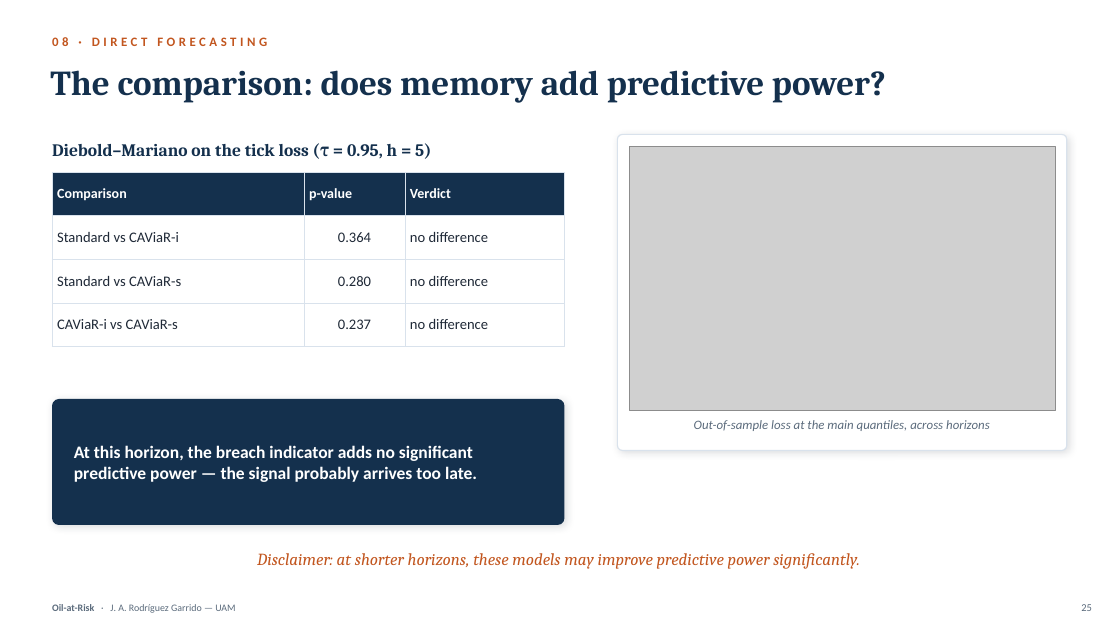
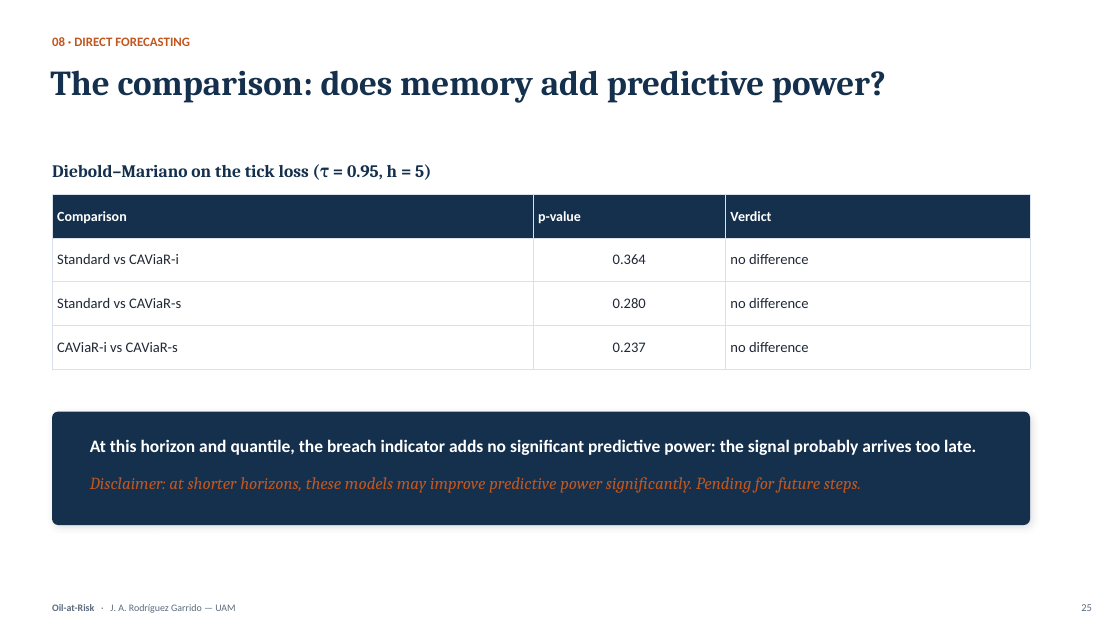
Before and after one commit to Alejandro-bot-one/Oil-at-Risk, a slide deck: slide 24 of deliverable/presentation/Oil-at-Risk_Defense.pptx (slide 25 before the commit). Drawn at 1120x630 pixels with LibreOffice and Linux fonts; fonts in the diff are those of the drawing; grey boxes stand for pictures. Boxes give left, top, right and bottom in pixels: in the first picture for what was removed or moved away, otherwise in the second. Text is boxed around its words. In the diff, an @@ line names an element or a change of style, - is before the commit and + after.

```diff
--- a/deliverable/presentation/Oil-at-Risk_Defense.pptx
+++ b/deliverable/presentation/Oil-at-Risk_Defense.pptx
@@ text "08 · DIRECT FORECASTING" at bbox=[52, 37, 190, 46]: letter spacing 3 to 0 pt @@
@@ rounded rectangle removed at bbox=[618, 134, 1067, 450] @@
@@ picture removed at bbox=[629, 146, 1055, 410] @@
@@ text "Diebold–Mariano on the tick loss ...": place and size @@
-text "Diebold–Mariano on the tick loss ..." at bbox=[52, 143, 431, 159]
+text "Diebold–Mariano on the tick loss ..." at bbox=[52, 164, 431, 180]
@@ table: place and size @@
-table at bbox=[52, 172, 565, 333]
+table at bbox=[52, 194, 1031, 470]
@@ rounded rectangle: place and size @@
-rounded rectangle at bbox=[52, 399, 565, 525]
+rounded rectangle at bbox=[52, 412, 1030, 525]
@@ text at bbox=[90, 439, 976, 455]: text changed @@
-At this horizon, the breach indicator adds no significant predictive power — the signal probably arrives too late.
+At this horizon and quantile, the breach indicator adds no significant predictive power: the signal probably arrives too late.
@@ text removed at bbox=[694, 420, 990, 431] @@
-Out-of-sample loss at the main quantiles, across horizons
@@ text at bbox=[90, 477, 861, 493]: text changed @@
-Disclaimer: at shorter horizons, these models may improve predictive power significantly.
+Disclaimer: at shorter horizons, these models may improve predictive power significantly. Pending for future steps.
```
Also in this commit, not shown: 63 other slides changed, 5 slides added, 1 slide removed, 10 other files.
